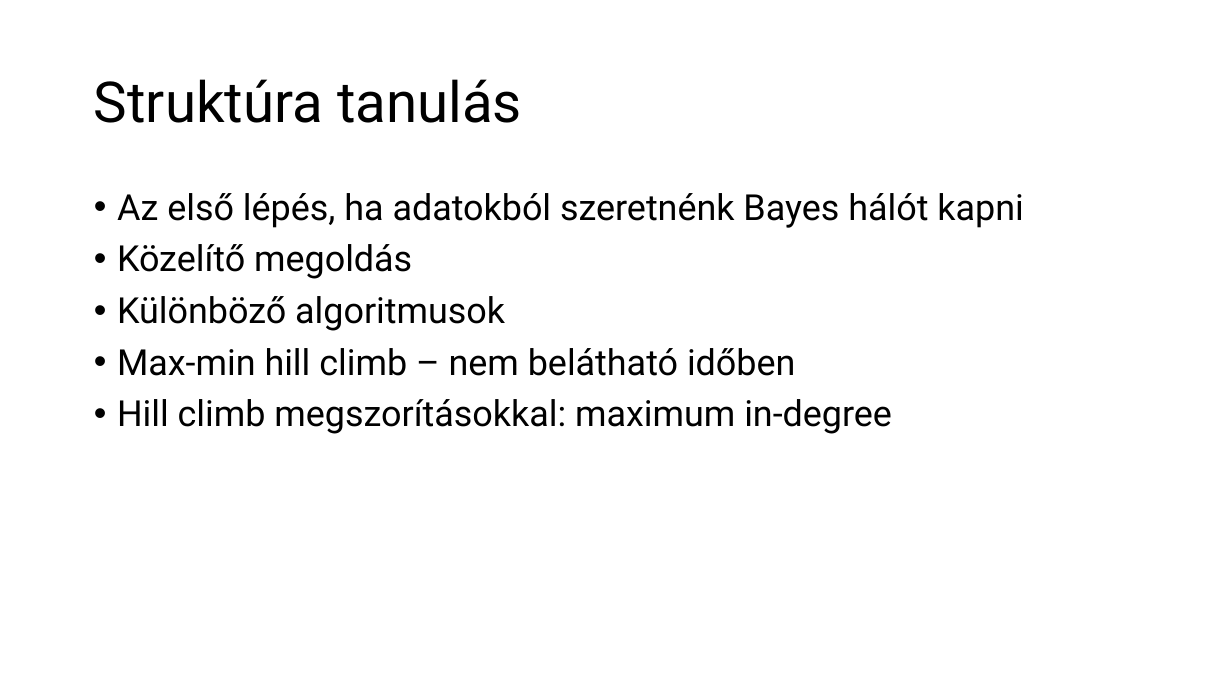
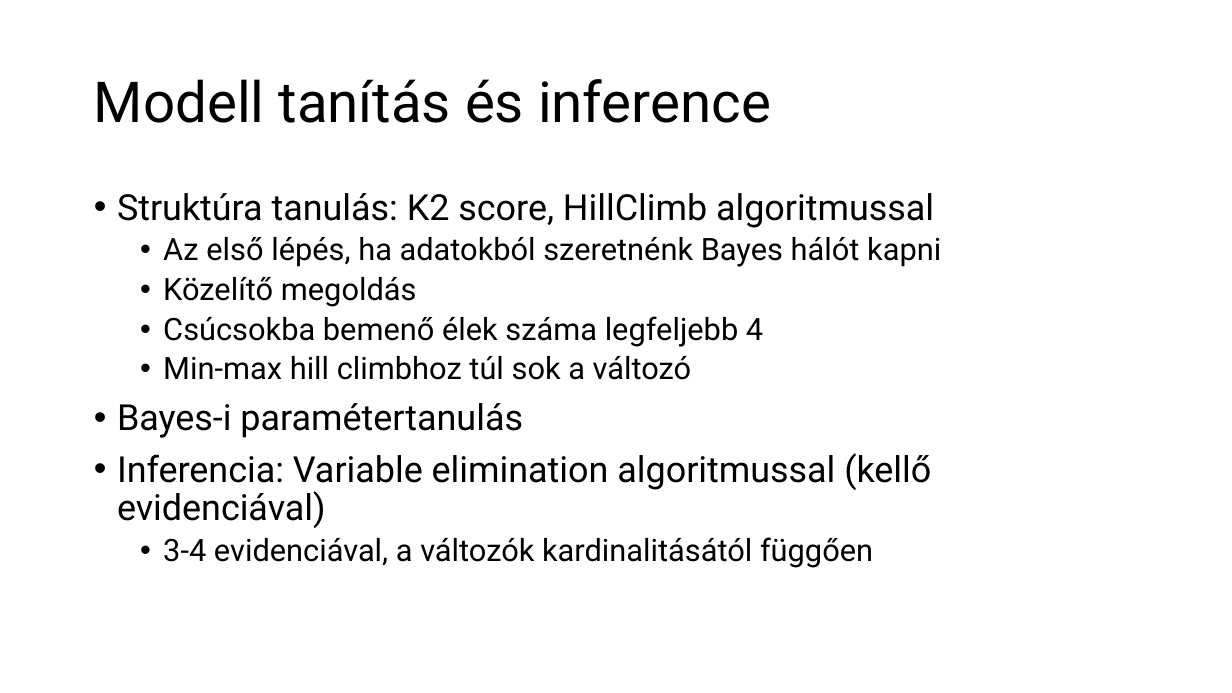
Before and after one commit to annagergaly/french-accidents, a slide deck: slide 11 of Balesetek Franciországban.pptx. Drawn at 1232x693 pixels with LibreOffice and Linux fonts; fonts in the diff are those of the drawing. Boxes give left, top, right and bottom in pixels: in the first picture for what was removed or moved away, otherwise in the second. Text is boxed around its words. In the diff, an @@ line names an element or a change of style, - is before the commit and + after.

Commit message:
update ppt

```diff
--- a/Balesetek Franciországban.pptx
+++ b/Balesetek Franciországban.pptx
@@ title at box(94, 79, 771, 123): text changed @@
-Struktúra tanulás
+Modell tanítás és inference
@@ text at box(117, 193, 934, 228): paragraph added @@
+• Struktúra tanulás: K2 score, HillClimb algoritmussal
@@ text at box(163, 237, 941, 307): size 28 to 24 pt in "Az első lépés, ha adatokból szeretnénk Bayes ...", "Közelítő megoldás"; list level 1 to 2 in "Az első lépés, ha adatokból ..."; list level 1 to 2 in "Közelítő megoldás" @@
@@ text at box(117, 316, 931, 568): text changed; size 28 to 24 pt @@
-• Különböző algoritmusok
-• Max-min hill climb – nem belátható időben
-• Hill climb megszorításokkal: maximum in-degree
+  • Csúcsokba bemenő élek száma legfeljebb 4
+  • Min-max hill climbhoz túl sok a változó
+• Bayes-i paramétertanulás
+• Inferencia: Variable elimination algoritmussal (kellő evidenciával)
+  • 3-4 evidenciával, a változók kardinalitásától függően
```
Also in this commit, not shown: 4 other slides changed, 1 slide added, 2 slides removed.
